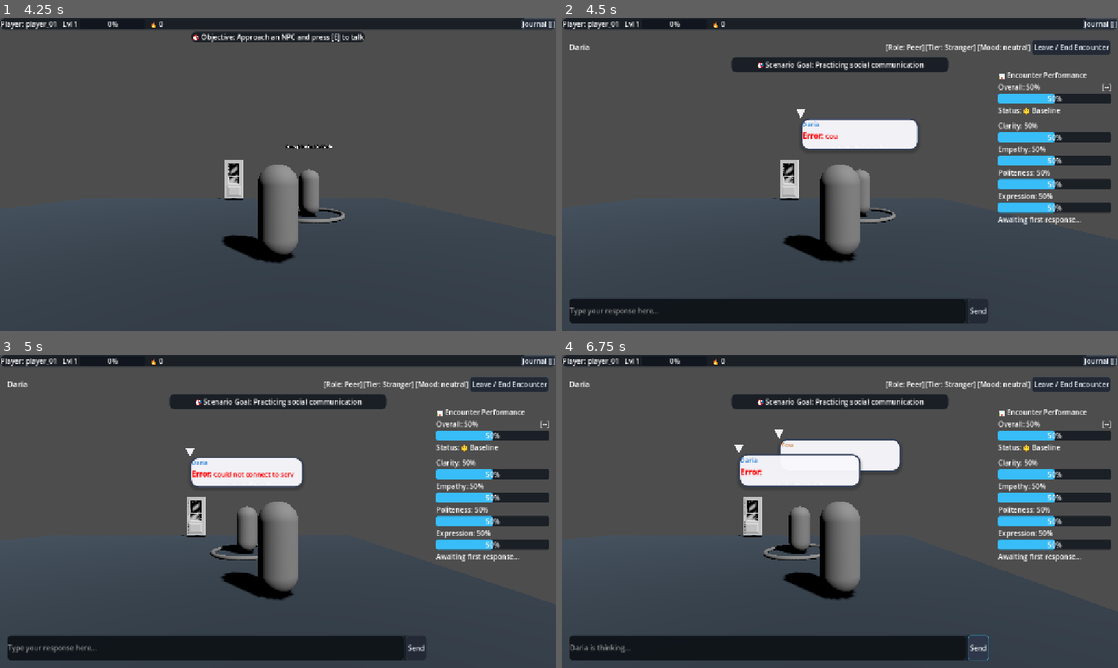
Above: before the commit, frames 1-4 (two rows, left to right).
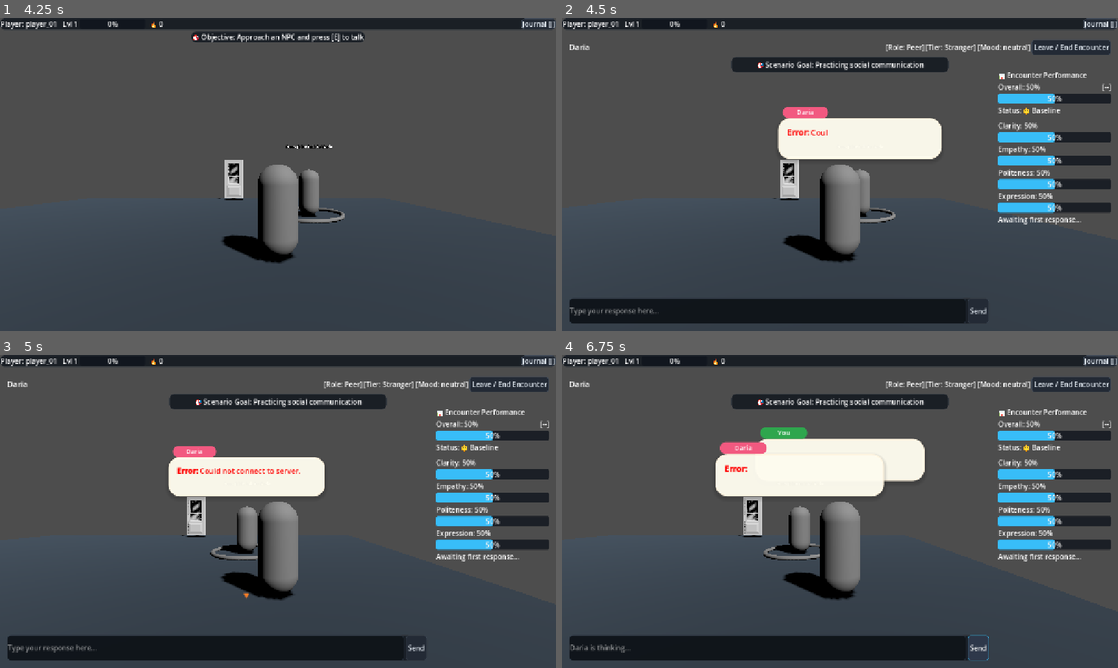
Above: after the commit, the same moments.

Repository: ahmad-ovh/THRESHOLD
Game: Godot game, scene res://scenes/main_menu/MainMenu.tscn
Two runs of this game, one before a commit and one after it. Both use one fixed random seed, a clock stepped at 60 frames per second and the inputs below.
Inputs (mouse positions are in pixels of both pictures, inside the frame that each line leads up to):
- Up to frame 1 (4.25 s): click "Start Game" at 0.5 s; tap E (interact) at 1.25 s; move the mouse to (400, 158) at 1.27 s; hold D (move_right) 1.28-2 s; hold E (interact) 1.28-2 s; click (400, 158) at 1.42 s; drag from (166, 190) to (250, 237) at 2.02 s; click "Journal [J]" at 2.75 s; click "X" at 3.5 s
- Up to frame 2 (4.5 s): tap E (interact) at 4.25 s; move the mouse to (895, 105) at 4.27 s; hold D (move_right) from 4.28 s (still down); hold J (toggle_journal) from 4.28 s (still down)
- Up to frame 3 (5 s): keep holding D (move_right); keep holding J (toggle_journal)
- Up to frame 4 (6.75 s): release D (move_right) at 5 s; release J (toggle_journal) at 5 s; click (767, 649) at 5.02 s; type "12" at 5.1 s; click "Leave / End Encounter" at 5.75 s; click "Send" at 6.5 s

Frame 1 is identical in both runs. In frame 2, 2.4% of the frame differs, in the area x 38-69%, y 28-46%; in frame 3, 2.5%; in frame 4, 3.7%, in the area x 27-66%, y 23-46%.

Commit message:
feat: redesign dialogue UI into Animal Crossing New Horizons style cream speech box, character pill badges, and bouncing prompt arrow

Diff:
--- a/client/scenes/ui/SpeechBubble.gd
+++ b/client/scenes/ui/SpeechBubble.gd
@@ -2,32 +2,60 @@
 extends Control
 
 @onready var bubble_panel: PanelContainer = $BubblePanel
-@onready var speaker_badge: Label = $BubblePanel/VBox/SpeakerBadge
-@onready var message_text: RichTextLabel = $BubblePanel/VBox/MessageText
-@onready var tail_triangle: Polygon2D = $TailTriangle
+@onready var speaker_badge_panel: PanelContainer = $SpeakerBadgePanel
+@onready var speaker_label: Label = $SpeakerBadgePanel/Margin/SpeakerLabel
+@onready var message_text: RichTextLabel = $BubblePanel/Margin/MessageText
+@onready var continue_arrow: Label = $ContinueArrow
 
 var target_3d_node: Node3D = null
 var offset_3d: Vector3 = Vector3(0, 2.2, 0)
 var active_camera: Camera3D = null
+var arrow_bounce_timer: float = 0.0
+
+var speaker_colors: Dictionary = {
+	"teddy": Color(1.0, 0.49, 0.15),       # Vibrant Orange
+	"blathers": Color(0.48, 0.35, 0.25),    # Earthy Warm Brown
+	"daria": Color(0.95, 0.35, 0.5),       # Rose Pink
+	"prof_adler": Color(0.2, 0.5, 0.8),    # Scholar Blue
+	"ms_hartwell": Color(0.55, 0.3, 0.7),  # Velvet Purple
+	"barista": Color(0.8, 0.55, 0.2),      # Caramel Coffee
+	"you": Color(0.18, 0.65, 0.3)          # Leaf Green (Player)
+}
 
 func _ready() -> void:
-	pivot_offset = Vector2(130, 90)
+	pivot_offset = Vector2(180, 100)
+	continue_arrow.visible = false
 
 func setup(speaker: String, text: String, target_node: Node3D = null, is_player: bool = false) -> void:
-	speaker_badge.text = speaker
-	if is_player:
-		speaker_badge.add_theme_color_override("font_color", Color(0.8, 0.4, 0.1))
-	else:
-		speaker_badge.add_theme_color_override("font_color", Color(0.15, 0.5, 0.85))
+	speaker_label.text = speaker
+	var key = speaker.to_lower()
+	var badge_color = Color(1.0, 0.49, 0.15) # Default Orange
+	if is_player or key == "you":
+		badge_color = speaker_colors["you"]
+	elif speaker_colors.has(key):
+		badge_color = speaker_colors[key]
 
-	message_text.text = text
+	# Apply speaker badge pill stylebox color
+	var style = speaker_badge_panel.get_theme_stylebox("panel").duplicate() as StyleBoxFlat
+	if style:
+		style.bg_color = badge_color
+		speaker_badge_panel.add_theme_stylebox_override("panel", style)
+
+	# Format text with Animal Crossing name highlight rules
+	var formatted_text = text
+	if not is_player:
+		formatted_text = formatted_text.replace(speaker, "[color=#f57c00]" + speaker + "[/color]")
+		formatted_text = formatted_text.replace("You", "[color=#2e7d32]You[/color]")
+
+	message_text.text = formatted_text
 	target_3d_node = target_node
 	active_camera = get_viewport().get_camera_3d()
+	continue_arrow.visible = false
 
 	# Initial positioning
 	_update_screen_position()
 
-	# Animal Crossing / Tomodachi Life pop-in scale bounce animation
+	# Animal Crossing pop-in scale bounce animation
 	scale = Vector2(0.2, 0.2)
 	var tween = create_tween().set_trans(Tween.TRANS_BACK).set_ease(Tween.EASE_OUT)
 	tween.tween_property(self, "scale", Vector2.ONE, 0.3)
@@ -35,16 +63,23 @@
 	# Typewriter text effect
 	message_text.visible_ratio = 0.0
 	var text_tween = create_tween()
-	text_tween.tween_property(message_text, "visible_ratio", 1.0, 0.8)
+	text_tween.tween_property(message_text, "visible_ratio", 1.0, 0.7)
+	text_tween.finished.connect(func(): continue_arrow.visible = true)
+
 	if AudioManager:
 		AudioManager.play_typewriter_tick()
 
 func update_text_only(new_text: String) -> void:
 	message_text.text = new_text
 	message_text.visible_ratio = 1.0
+	continue_arrow.visible = false
 
-func _process(_delta: float) -> void:
+func _process(delta: float) -> void:
 	_update_screen_position()
+	if continue_arrow.visible:
+		arrow_bounce_timer += delta * 8.0
+		var bounce_y = sin(arrow_bounce_timer) * 3.0
+		continue_arrow.position.y = (position.y + 90.0) + bounce_y
 
 func _update_screen_position() -> void:
 	if not target_3d_node or not is_instance_valid(target_3d_node):
@@ -61,4 +96,5 @@
 
 	visible = true
 	var screen_pos = active_camera.unproject_position(world_pos)
-	position = screen_pos - Vector2(130, 90)
+	position = screen_pos - Vector2(180, 100)
+	speaker_badge_panel.position = Vector2(10, -15)
--- a/client/scenes/ui/SpeechBubble.tscn
+++ b/client/scenes/ui/SpeechBubble.tscn
@@ -1,62 +1,104 @@
-[gd_scene load_steps=3 format=3]
+[gd_scene load_steps=4 format=3]
 
 [ext_resource type="Script" path="res://scenes/ui/SpeechBubble.gd" id="1_bubble_script"]
 
-[sub_resource type="StyleBoxFlat" id="StyleBoxFlat_bubble"]
-bg_color = Color(0.98, 0.98, 1, 0.95)
+[sub_resource type="StyleBoxFlat" id="StyleBoxFlat_ac_box"]
+bg_color = Color(1, 0.992, 0.941, 0.96)
 border_width_left = 3
 border_width_top = 3
 border_width_right = 3
 border_width_bottom = 3
-border_color = Color(0.2, 0.25, 0.35, 1)
-corner_radius_top_left = 18
-corner_radius_top_right = 18
-corner_radius_bottom_right = 18
-corner_radius_bottom_left = 18
-shadow_color = Color(0, 0, 0, 0.2)
-shadow_size = 6
-shadow_offset = Vector2(0, 4)
+border_color = Color(1, 0.96, 0.88, 1)
+corner_radius_top_left = 24
+corner_radius_top_right = 24
+corner_radius_bottom_right = 24
+corner_radius_bottom_left = 24
+shadow_color = Color(0, 0, 0, 0.15)
+shadow_size = 8
+shadow_offset = Vector2(0, 5)
+
+[sub_resource type="StyleBoxFlat" id="StyleBoxFlat_speaker_badge"]
+bg_color = Color(1, 0.49, 0.15, 1)
+corner_radius_top_left = 12
+corner_radius_top_right = 12
+corner_radius_bottom_right = 12
+corner_radius_bottom_left = 12
 
 [node name="SpeechBubble" type="Control"]
-custom_minimum_size = Vector2(260, 90)
+custom_minimum_size = Vector2(360, 110)
 layout_mode = 3
 anchors_preset = 0
 script = ExtResource("1_bubble_script")
 
 [node name="BubblePanel" type="PanelContainer" parent="."]
-custom_minimum_size = Vector2(240, 70)
+custom_minimum_size = Vector2(340, 90)
 layout_mode = 1
 anchors_preset = 7
 anchor_left = 0.5
 anchor_top = 1.0
 anchor_right = 0.5
 anchor_bottom = 1.0
-offset_left = -130.0
-offset_top = -90.0
-offset_right = 130.0
-offset_bottom = -20.0
+offset_left = -180.0
+offset_top = -100.0
+offset_right = 180.0
+offset_bottom = -10.0
 grow_horizontal = 2
 grow_vertical = 0
-theme_override_styles/panel = SubResource("StyleBoxFlat_bubble")
+theme_override_styles/panel = SubResource("StyleBoxFlat_ac_box")
 
-[node name="VBox" type="VBoxContainer" parent="BubblePanel"]
+[node name="Margin" type="MarginContainer" parent="BubblePanel"]
 layout_mode = 2
+theme_override_constants/margin_left = 16
+theme_override_constants/margin_top = 16
+theme_override_constants/margin_right = 16
+theme_override_constants/margin_bottom = 14
 
-[node name="SpeakerBadge" type="Label" parent="BubblePanel/VBox"]
-layout_mode = 2
-theme_override_colors/font_color = Color(0.2, 0.4, 0.8, 1)
-theme_override_font_sizes/font_size = 14
-text = "Speaker"
-
-[node name="MessageText" type="RichTextLabel" parent="BubblePanel/VBox"]
-custom_minimum_size = Vector2(0, 40)
+[node name="MessageText" type="RichTextLabel" parent="BubblePanel/Margin"]
+custom_minimum_size = Vector2(0, 50)
 layout_mode = 2
 size_flags_vertical = 3
-theme_override_colors/default_color = Color(0.12, 0.14, 0.18, 1)
-theme_override_font_sizes/normal_font_size = 15
+theme_override_colors/default_color = Color(0.23, 0.2, 0.16, 1)
+theme_override_font_sizes/normal_font_size = 17
+theme_override_font_sizes/bold_font_size = 17
 bbcode_enabled = true
-text = "Message text..."
+text = "Woo hoo! Several things, I see!"
 
-[node name="TailTriangle" type="Polygon2D" parent="."]
-color = Color(0.98, 0.98, 1, 0.95)
-polygon = PackedVector2Array(-10, -20, 10, -20, 0, 0)
+[node name="SpeakerBadgePanel" type="PanelContainer" parent="."]
+layout_mode = 0
+offset_left = -170.0
+offset_top = -115.0
+offset_right = -70.0
+offset_bottom = -90.0
+theme_override_styles/panel = SubResource("StyleBoxFlat_speaker_badge")
+
+[node name="Margin" type="MarginContainer" parent="SpeakerBadgePanel"]
+layout_mode = 2
+theme_override_constants/margin_left = 12
+theme_override_constants/margin_top = 2
+theme_override_constants/margin_right = 12
+theme_override_constants/margin_bottom = 2
+
+[node name="SpeakerLabel" type="Label" parent="SpeakerBadgePanel/Margin"]
+layout_mode = 2
+theme_override_colors/font_color = Color(1, 1, 1, 1)
+theme_override_font_sizes/font_size = 14
+text = "Teddy"
+horizontal_alignment = 1
+
+[node name="ContinueArrow" type="Label" parent="."]
+visible = false
+layout_mode = 1
+anchors_preset = 7
+anchor_left = 0.5
+anchor_top = 1.0
+anchor_right = 0.5
+anchor_bottom = 1.0
+offset_left = -10.0
+offset_top = -16.0
+offset_right = 10.0
+grow_horizontal = 2
+grow_vertical = 0
+theme_override_colors/font_color = Color(1, 0.49, 0.15, 1)
+theme_override_font_sizes/font_size = 16
+text = "▼"
+horizontal_alignment = 1
